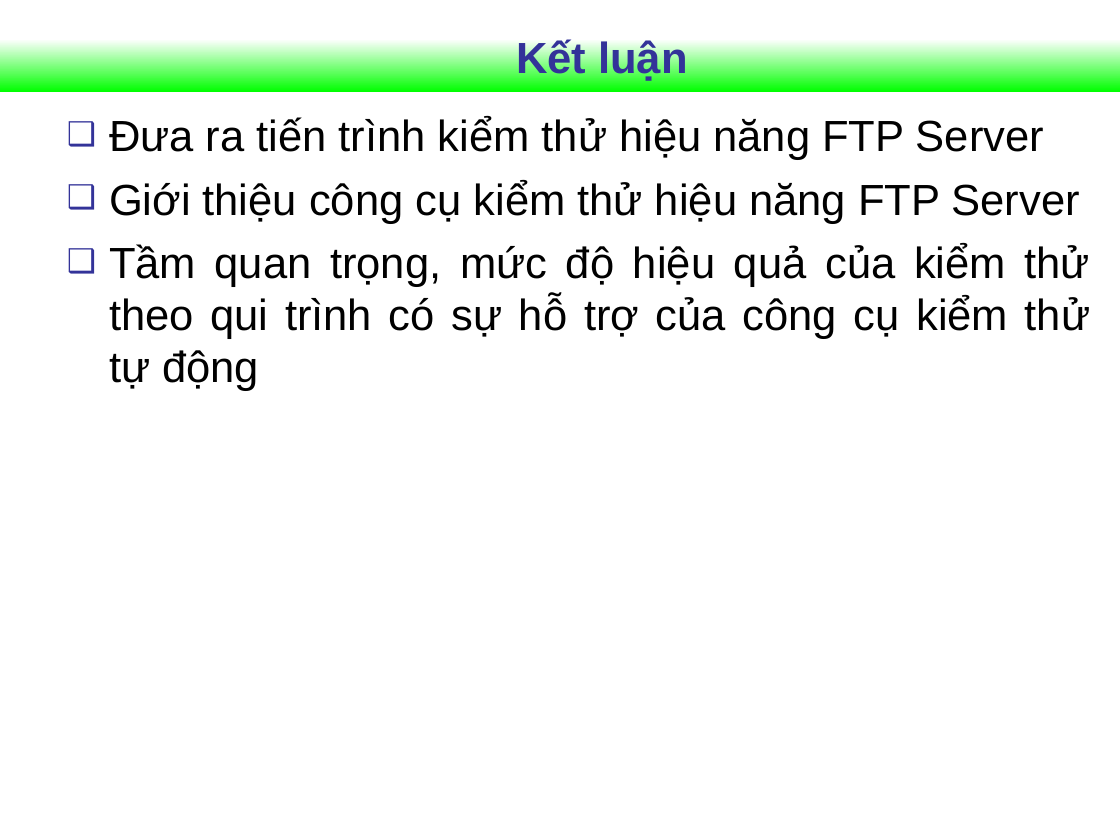
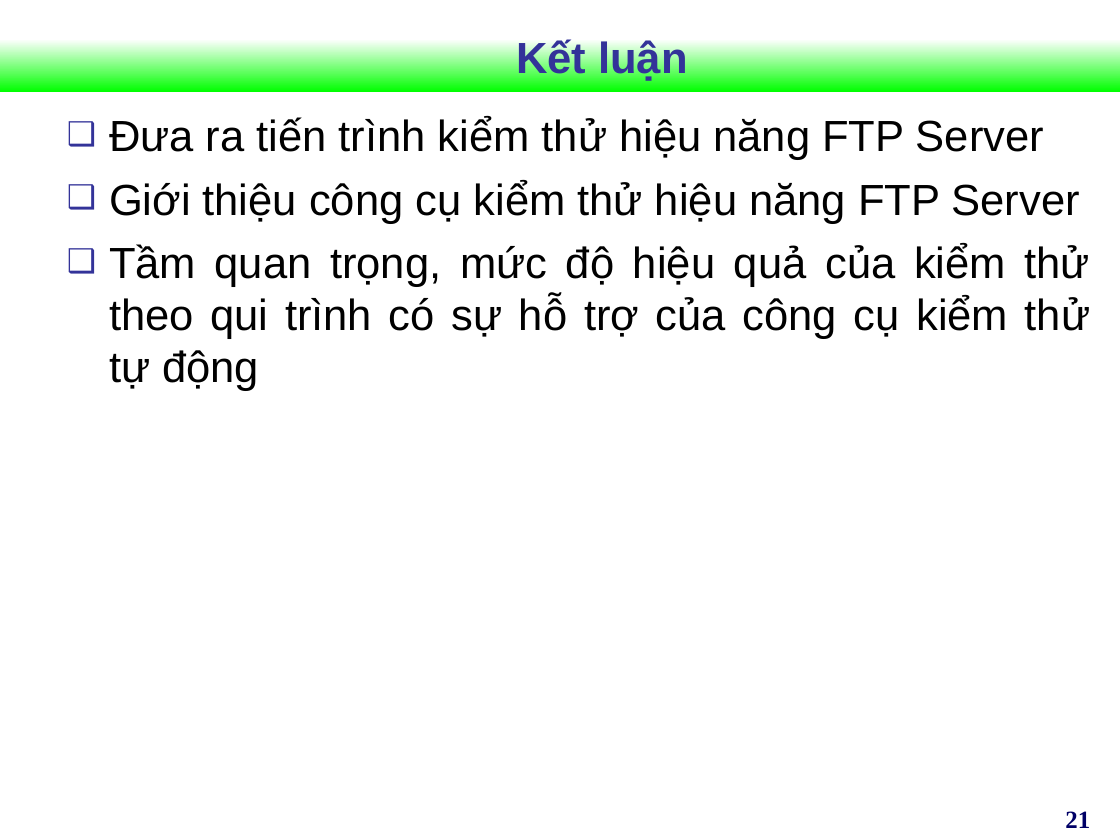
Before and after one commit to Vunb/luanvantotnghiephakhue, a slide deck: slide 21 of Document_luanvan/Slide_HKhue.ppt. Drawn at 1120x840 pixels with LibreOffice and Linux fonts; fonts in the diff are those of the drawing; background and template pictures are left out. Boxes give left, top, right and bottom in pixels: in the first picture for what was removed or moved away, otherwise in the second. Text is boxed around its words. In the diff, an @@ line names an element or a change of style, - is before the commit and + after.

```diff
--- a/Document_luanvan/Slide_HKhue.ppt
+++ b/Document_luanvan/Slide_HKhue.ppt
@@ page number added at box(1065, 811, 1090, 828), 16 pt, text #000066, bold @@
+21
```
Also in this commit, not shown: 17 other slides changed.
